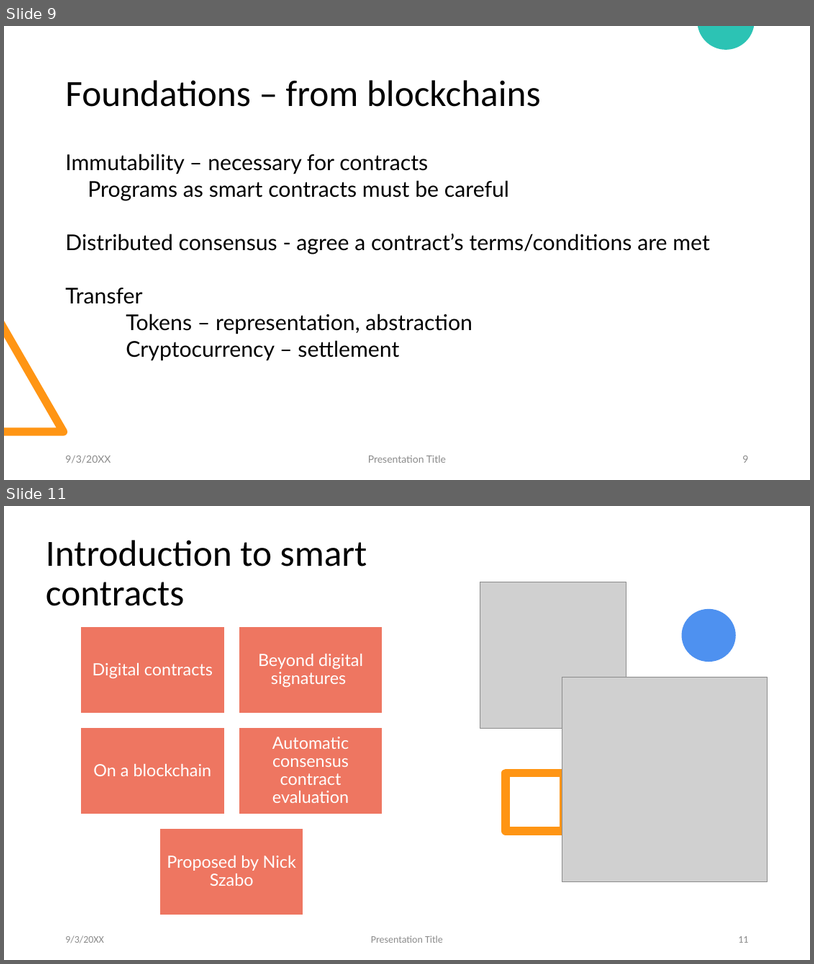
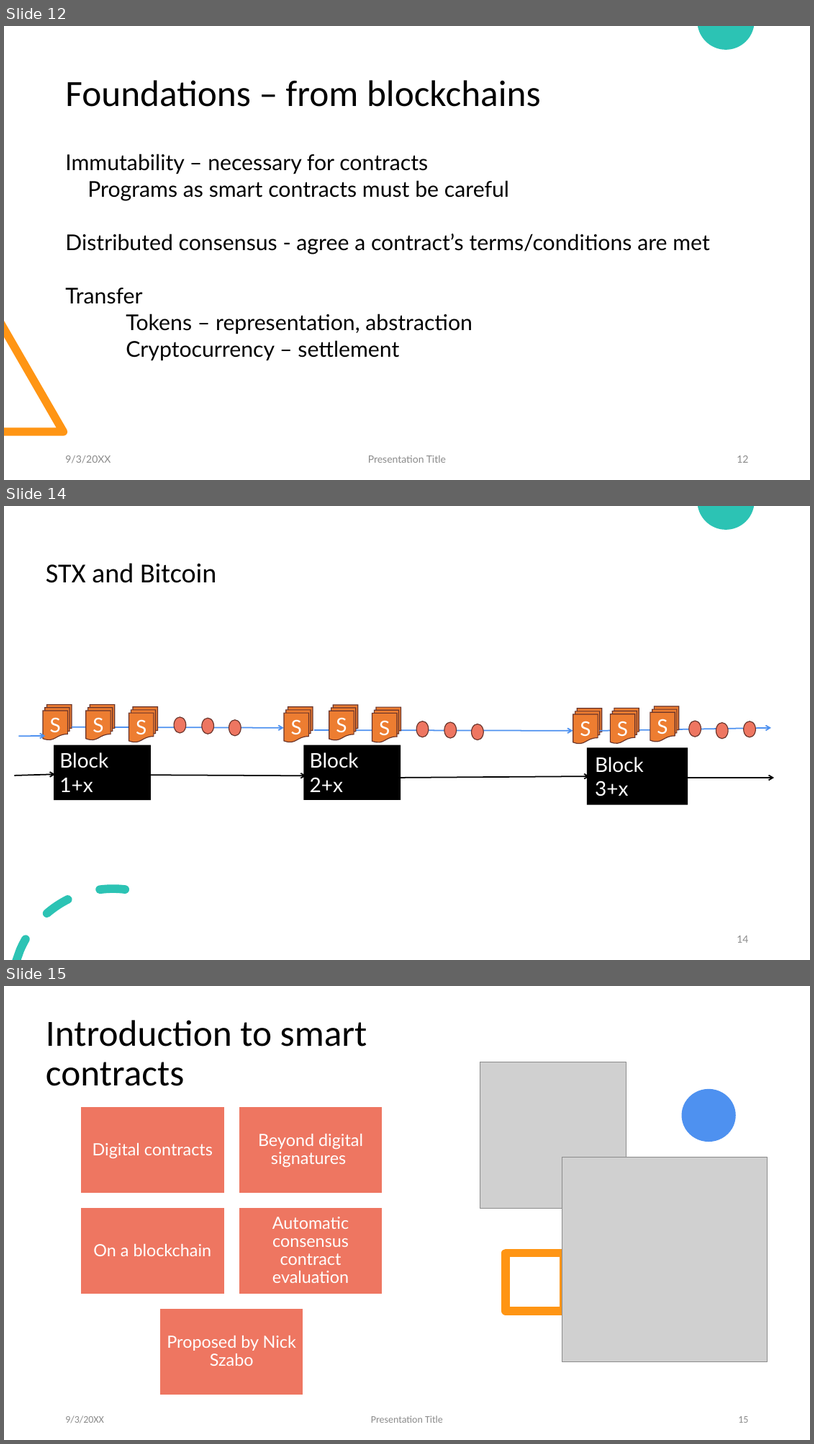
Before and after one commit to wonder-phil/ClarityWorkshopMain, a slide deck: Proof-of-transfer.pptx. Shown one above the other, each under a label of ours: slides 9 and 11 before the commit, slides 12, 14 and 15 after it; the slides between them are not shown. The pictures are 814x964 and 814x1444 pixels, drawn with LibreOffice and Linux fonts; fonts in the diff are those of the drawing; grey boxes stand for pictures. Boxes give left, top, right and bottom in pixels: in the first picture for what was removed or moved away, otherwise in the second. Text is boxed around its words. In the diff, an @@ line names an element or a change of style, - is before the commit and + after.

```diff
--- a/Proof-of-transfer.pptx
+++ b/Proof-of-transfer.pptx
@@ slide 14 added at [4, 506, 810, 960], background #FFFFFF; not listed: 1 template element that a slide beside it also shows @@
@@ title added at [46, 563, 216, 583], 32.7 pt, text #000000 @@
+STX and Bitcoin
@@ flow chart multidocument added at [43, 705, 72, 739], fill #ED7D31, outline #68342B 1 pt, 24 pt, text #FFFFFF @@
+S
@@ flow chart multidocument added at [86, 705, 116, 739], fill #ED7D31, outline #68342B 1 pt, 24 pt, text #FFFFFF @@
+S
@@ flow chart multidocument added at [129, 707, 158, 742], fill #ED7D31, outline #68342B 1 pt, 24 pt, text #FFFFFF @@
+S
@@ ellipse added at [174, 717, 186, 733], fill #EE7661, outline #68342B 1 pt @@
@@ ellipse added at [202, 718, 214, 734], fill #EE7661, outline #68342B 1 pt @@
@@ ellipse added at [229, 720, 241, 735], fill #EE7661, outline #68342B 1 pt @@
@@ flow chart multidocument added at [284, 707, 313, 742], fill #ED7D31, outline #68342B 1 pt, 24 pt, text #FFFFFF @@
+S
@@ flow chart multidocument added at [329, 705, 358, 740], fill #ED7D31, outline #68342B 1 pt, 24 pt, text #FFFFFF @@
+S
@@ flow chart multidocument added at [373, 707, 401, 742], fill #ED7D31, outline #68342B 1 pt, 24 pt, text #FFFFFF @@
+S
@@ ellipse added at [417, 721, 429, 737], fill #EE7661, outline #68342B 1 pt @@
@@ flow chart multidocument added at [574, 708, 602, 743], fill #ED7D31, outline #68342B 1 pt, 24 pt, text #FFFFFF @@
+S
@@ flow chart multidocument added at [611, 708, 640, 743], fill #ED7D31, outline #68342B 1 pt, 24 pt, text #FFFFFF @@
+S
@@ flow chart multidocument added at [651, 706, 680, 741], fill #ED7D31, outline #68342B 1 pt, 24 pt, text #FFFFFF @@
+S
@@ ellipse added at [689, 721, 702, 736], fill #EE7661, outline #68342B 1 pt @@
@@ ellipse added at [744, 721, 756, 737], fill #EE7661, outline #68342B 1 pt @@
@@ arrow added from (18, 736) to (45, 736), #4E91F0 1.5 pt @@
@@ arrow added from (72, 727) to (284, 728), #4E91F0 1.5 pt @@
@@ arrow added from (314, 730) to (574, 731), #4E91F0 1.5 pt @@
@@ ellipse added at [445, 722, 456, 738], fill #EE7661, outline #68342B 1 pt @@
@@ ellipse added at [471, 723, 484, 739], fill #EE7661, outline #68342B 1 pt @@
@@ arrow added from (600, 731) to (772, 728), #4E91F0 1.5 pt @@
@@ ellipse added at [717, 723, 729, 739], fill #EE7661, outline #68342B 1 pt @@
@@ rectangle added at [54, 745, 150, 800], fill #000000, 24 pt, text #FFFFFF @@
+Block 1+x
+BTC
@@ rectangle added at [304, 745, 401, 800], fill #000000, 24 pt, text #FFFFFF @@
+Block 2+x
+BTC
@@ rectangle added at [587, 747, 688, 804], fill #000000, 24 pt, text #FFFFFF @@
+Block 3+x
+BTC
@@ arrow added from (14, 775) to (55, 774), #000000 1.5 pt @@
@@ arrow added from (131, 775) to (306, 776), #000000 1.5 pt @@
@@ arrow added from (384, 777) to (590, 777), #000000 1.5 pt @@
@@ arrow added from (664, 777) to (774, 777), #000000 1.5 pt @@
@@ freeform shape added at [13, 884, 130, 960], fill #2CC3B4 @@
@@ page number added at [737, 935, 748, 942], 12 pt, text #8C8C8C @@
+14
@@ what was slide 9 is now slide 12 @@
@@ page number at [737, 455, 748, 462]: text changed @@
-9
+12
@@ what was slide 11 is now slide 15 @@
@@ page number at [738, 1416, 748, 1422]: text changed @@
-11
+15
```
Also in this commit, not shown: 2 slides changed, 1 other slide added, 2 other files.
